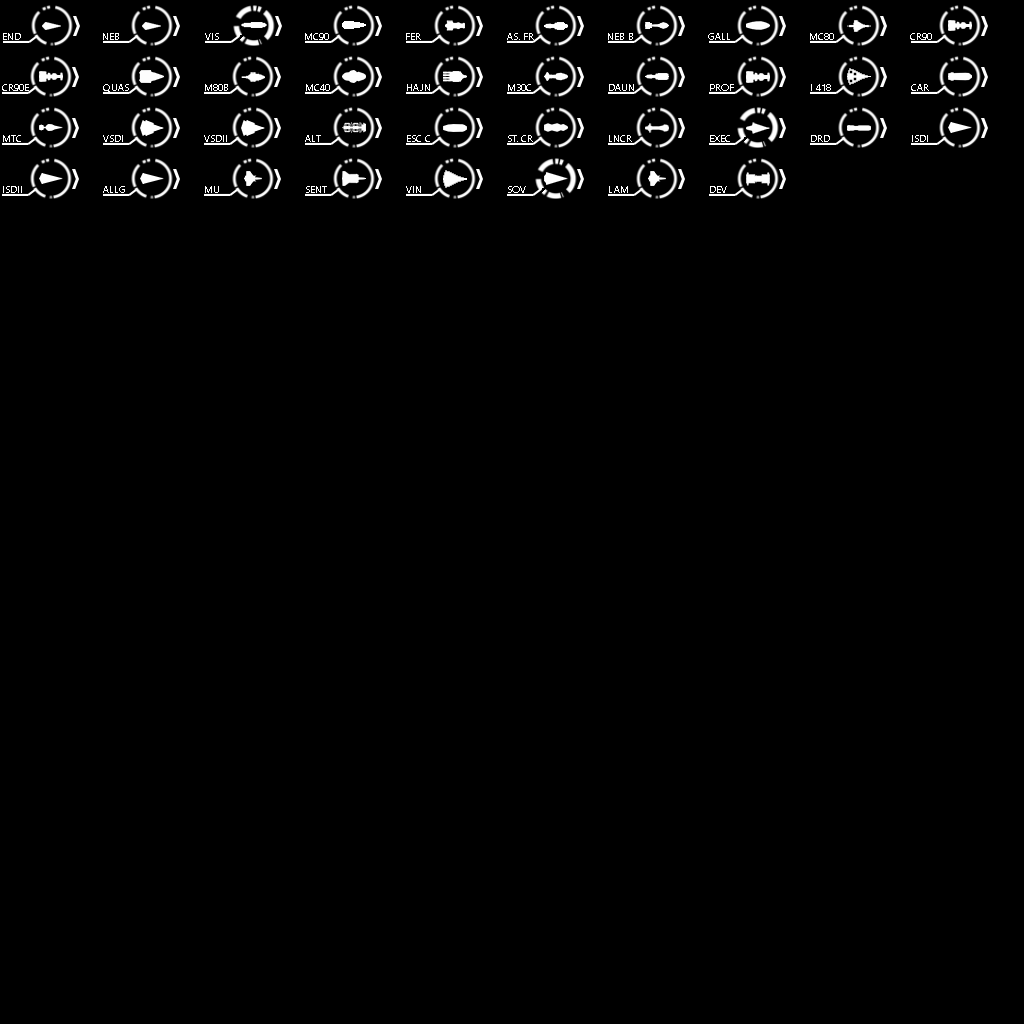
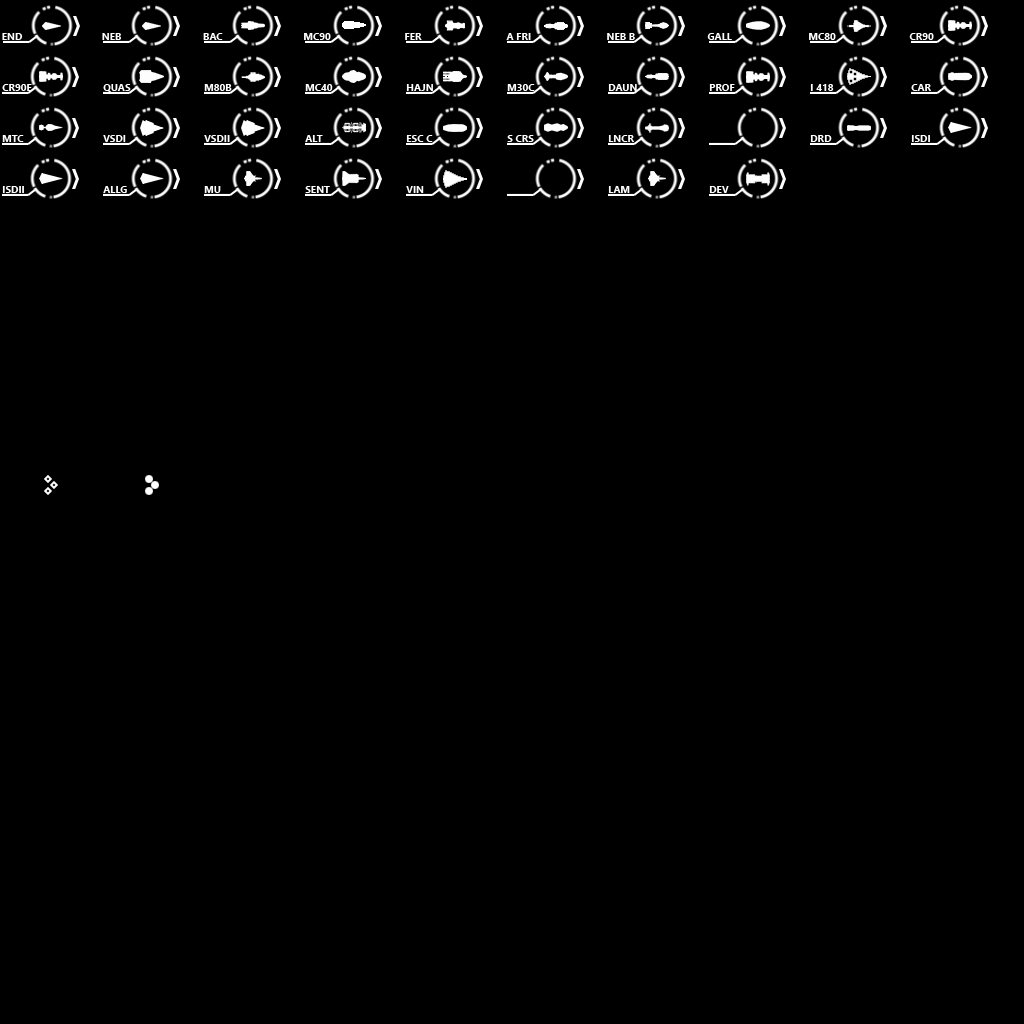
Layer changes from the first 1024×1024 image to the second:
renamed "Layer 69" to "Overlay", hid it, moved it out of group "Sovereign-class SSD", painted on it over [2, 5, 934, 495]
removed layer "Layer 35" (1st of 3, in "Sovereign-class SSD") from group "Sovereign-class SSD" over [508, 158, 577, 199]
removed group "Executor-class SSD" (3 layers) over [710, 107, 779, 148]
removed layer "Layer 61" from group "Executor-class SSD" over [746, 122, 770, 134]
removed layer "Layer 35" (2nd of 3, in "Executor-class SSD") from group "Executor-class SSD" over [710, 107, 779, 148]
added group "Icons" with 38 layers above "Names" over [44, 20, 934, 495]
removed group "Viscount-class" (3 layers) over [205, 5, 282, 46]
removed layer "Layer 35" (3rd of 3, in "Viscount-class") from group "Viscount-class" over [205, 5, 282, 46]
added layer "Fighter Squadron" in group "Icons" over [44, 475, 58, 495]
added layer "Bomber Squadron" in group "Icons" over [145, 475, 159, 495]
added group "Names" with 36 layers above "Indicators" over [2, 33, 934, 193]
moved "QUAS" into group "Names", painted on it over [103, 84, 131, 92]
added group "Indicators" with 38 layers above "Grid" over [2, 5, 934, 199]
removed group "Sovereign-class SSD" (3 layers) over [508, 158, 577, 199]
removed group "Proficient" (3 layers) over [709, 76, 758, 91]
moved "Indicator" (19th of 37, in "Indicators") into group "Indicators" over [709, 76, 758, 91]
removed group "Hajen" (3 layers) over [406, 76, 450, 91]
moved "Indicator" (22nd of 37, in "Indicators") into group "Indicators" over [406, 76, 450, 91]
added layer "Indicator" (35th of 37, in "Indicators") in group "Indicators" over [204, 5, 281, 46]
added layer "Indicator" (36th of 37, in "Indicators") in group "Indicators" over [508, 158, 577, 199]
added layer "Indicator" (37th of 37, in "Indicators") in group "Indicators" over [710, 107, 779, 148]
…and 107 more changes (2 added, 35 painted, 37 removed, 13 renamed, 68 stack)
